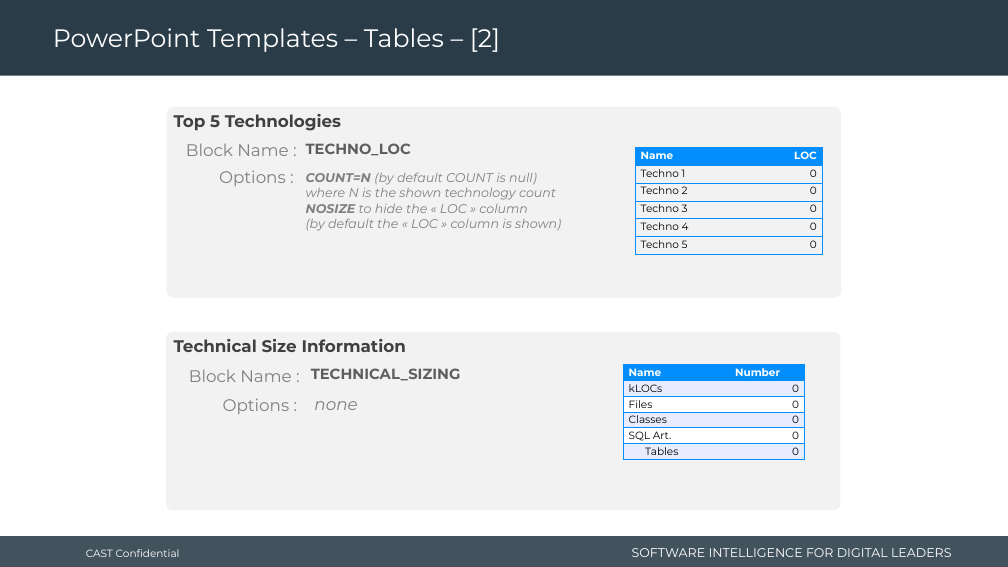
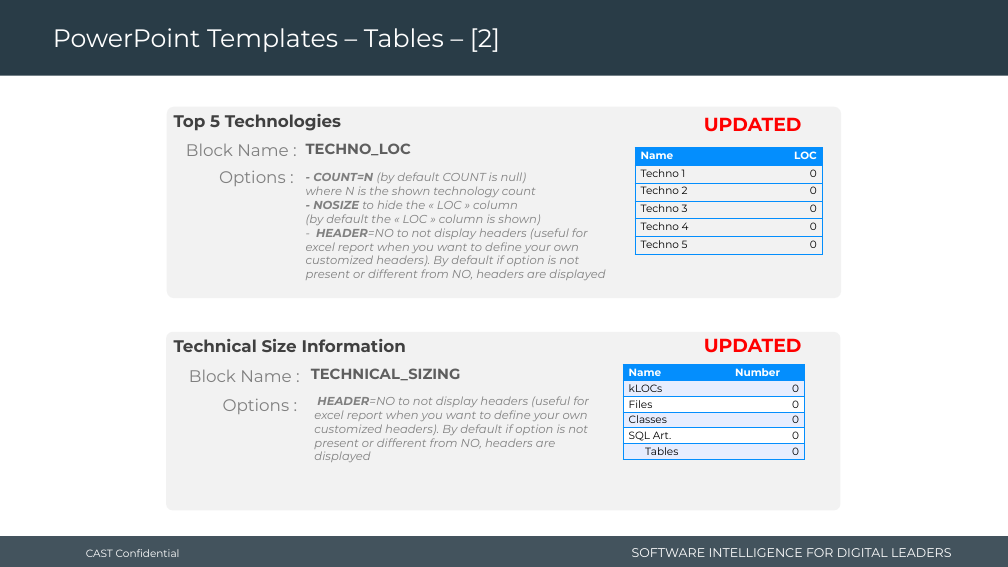
Before and after one commit to CAST-projects/CAST-ReportGenerator, a slide deck: slide 33 of CastReporting.Reporting.Core/Templates/Application/Component library/1- Powerpoint-components-library.pptx. Drawn at 1008x567 pixels with LibreOffice and Linux fonts; fonts in the diff are those of the drawing; background and template pictures are left out. Boxes give left, top, right and bottom in pixels: in the first picture for what was removed or moved away, otherwise in the second. Text is boxed around its words. In the diff, an @@ line names an element or a change of style, - is before the commit and + after.

Commit message:
REPORTGEN-708: Add No Header option for components in excel reports

```diff
--- a/CastReporting.Reporting.Core/Templates/Application/Component library/1- Powerpoint-components-library.pptx
+++ b/CastReporting.Reporting.Core/Templates/Application/Component library/1- Powerpoint-components-library.pptx
@@ text added at <box>704,117,802,132</box>, 18 pt, text #FF0000, bold @@
+UPDATED
@@ text at <box>313,172,527,183</box>: text changed; size 12 to 11 pt @@
-COUNT=N (by default COUNT is null)
+- COUNT=N (by default COUNT is null)
@@ text at <box>306,186,540,225</box>: size 12 to 11 pt in "where N is the shown technology count", "(by default the « LOC » column ..." @@
@@ text at <box>313,200,518,209</box>: text changed; size 12 to 11 pt @@
-NOSIZE to hide the « LOC » column
+- NOSIZE to hide the « LOC » column
@@ text at <box>306,228,605,280</box>: paragraph added @@
+- HEADER=NO to not display headers (useful for excel report when you want to define your own customized headers). By default if option is not present or different from NO, headers are displayed
@@ text added at <box>704,338,802,353</box>, 18 pt, text #FF0000, bold @@
+UPDATED
@@ text at <box>314,396,589,462</box>: text changed; size 16 to 11 pt @@
-none
+HEADER=NO to not display headers (useful for excel report when you want to define your own customized headers). By default if option is not present or different from NO, headers are displayed
```
Also in this commit, not shown: 3 other slides changed, 17 other files.
